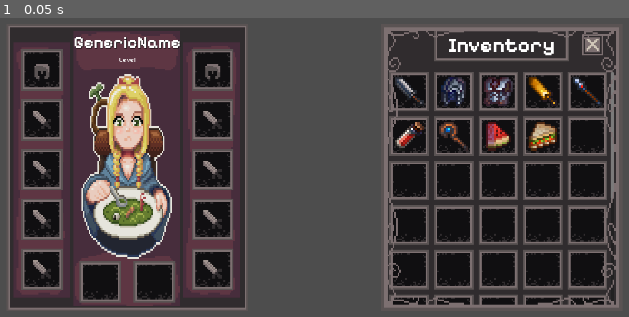
Above: before the commit, frame 1.
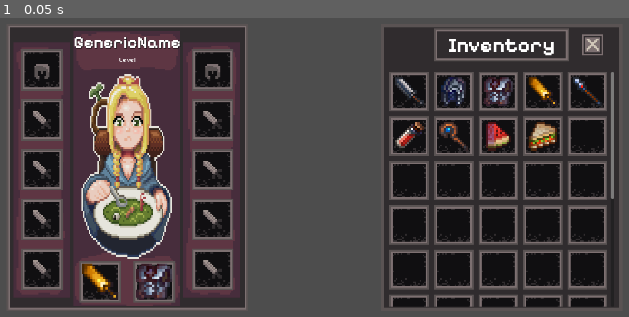
Above: after the commit, the same moment.

Repository: 0x6a7a/InventoryDemo
Game: Godot game, scene res://scenes/scene_handler.tscn
Same seed, same stepped clock (60 frames per second), same inputs: the game is played once before the commit and once after it.
Inputs:
- Up to frame 1 (0.05 s): no input

The runs differ from the first frame. In frame 1, 3.5% of the frame differs, in the area x 13-99%, y 3-97%.

Commit message:
added drag and drop
Thanks Greg

Diff:
--- a/scenes/Main/main.tscn
+++ b/scenes/Main/main.tscn
@@ -15,6 +15,16 @@
 grow_horizontal = 2
 grow_vertical = 2
 
-[node name="CharacterSheet" parent="UI" instance=ExtResource("1_5riv3")]
+[node name="Control" type="Control" parent="UI"]
+layout_mode = 3
+anchors_preset = 15
+anchor_right = 1.0
+anchor_bottom = 1.0
+grow_horizontal = 2
+grow_vertical = 2
 
-[node name="Inventory" parent="UI" instance=ExtResource("2_pagtv")]
+[node name="CharacterSheet" parent="UI/Control" instance=ExtResource("1_5riv3")]
+layout_mode = 1
+
+[node name="Inventory" parent="UI/Control" instance=ExtResource("2_pagtv")]
+layout_mode = 1
--- /dev/null
+++ b/scenes/UI/EquipmentSlot.gd
@@ -0,0 +1,61 @@
+extends TextureRect
+
+func _get_drag_data(_pos):
+
+	## Returns Name of the slot
+	var equipment_slot = get_parent().name
+	if PlayerData.equipment_data[equipment_slot] != null:
+		var data = {}
+		data["origin_node"] = self
+		data["origin_panel"] = "CharacterSheet"
+		data["origin_item_id"] = PlayerData.equipment_data[equipment_slot]
+		data["origin_equipment_slot"] = equipment_slot
+		data["origin_texture"] = texture
+
+		var drag_texture = TextureRect.new()
+		drag_texture.expand_mode = true
+		drag_texture.texture = texture
+		drag_texture.size = Vector2(100,100)
+
+		## Control node that follows cursor, only for centering texture
+		var control = Control.new()
+		control.add_child(drag_texture)
+		drag_texture.position = -0.5 * drag_texture.size
+		set_drag_preview(control)
+
+		return data
+
+func _can_drop_data(_pos, data):
+	var target_equipment_slot = get_parent().name
+	if target_equipment_slot == data["origin_equipment_slot"]:
+		if PlayerData.equipment_data[target_equipment_slot] == null:
+			data["target_item_id"] = null
+			data["target_texture"] = null
+		else:
+			data["target_item_id"] = PlayerData.equipment_data[target_equipment_slot]
+			data["target_texture"] = texture
+		return true
+	else:
+		return false
+
+func _drop_data(_pos, data):
+	var target_equipment_slot = get_parent().name
+	var origin_slot = data["origin_node"].get_parent().name
+
+	## Update the origin
+	if data["origin_panel"] == "Inventory":
+		PlayerData.inv_data[origin_slot]["Item"] = data["target_item_id"]
+	else:
+		PlayerData.equipment_data[origin_slot] = data["target_item_id"]
+
+
+	## Update origin texture
+	if data["origin_panel"] == "CharacterSheet" and data["target_item_id"] == null:
+		var default_texture = load("res://assets/UI_Elements/ItemFrame.png") #CHANGE THIS FOR UNIQUE BACKGROUNDS
+		data["origin_node"].texture = default_texture
+	else:
+		data["origin_node"].texture = data["target_texture"]
+
+	## Update target texture
+	PlayerData.equipment_data[target_equipment_slot] = data["origin_item_id"]
+	texture = data["origin_texture"]
--- a/scenes/UI/character_sheet.tscn
+++ b/scenes/UI/character_sheet.tscn
@@ -7,6 +7,9 @@
 [ext_resource type="FontFile" uid="uid://dcasp0ab774cs" path="res://assets/Fonts/PixelifySans-Bold.ttf" id="5_ex501"]
 [ext_resource type="FontFile" uid="uid://bd26rwsqbld3u" path="res://assets/Fonts/PixelifySans-Regular.ttf" id="6_l8pxj"]
 [ext_resource type="Texture2D" uid="uid://cpt0rsp8tb15i" path="res://assets/UI_Elements/character.png" id="7_w18f8"]
+[ext_resource type="Texture2D" uid="uid://yfmihwsvl53x" path="res://assets/ItemIcons/Axe.png" id="8_phfio"]
+[ext_resource type="Script" path="res://scenes/UI/EquipmentSlot.gd" id="8_vu3bg"]
+[ext_resource type="Texture2D" uid="uid://byltskmcryked" path="res://assets/ItemIcons/Steel Armor.png" id="10_g6fjj"]
 
 [node name="CharacterSheet" type="Control"]
 custom_minimum_size = Vector2(580, 690)
@@ -71,6 +74,7 @@
 grow_horizontal = 2
 grow_vertical = 2
 texture = ExtResource("3_821md")
+script = ExtResource("8_vu3bg")
 
 [node name="Neck" type="TextureRect" parent="Background/M/Main/LeftEquip"]
 custom_minimum_size = Vector2(100, 100)
@@ -87,6 +91,7 @@
 grow_horizontal = 2
 grow_vertical = 2
 texture = ExtResource("4_7ngke")
+script = ExtResource("8_vu3bg")
 
 [node name="Chest" type="TextureRect" parent="Background/M/Main/LeftEquip"]
 custom_minimum_size = Vector2(100, 100)
@@ -103,6 +108,7 @@
 grow_horizontal = 2
 grow_vertical = 2
 texture = ExtResource("4_7ngke")
+script = ExtResource("8_vu3bg")
 
 [node name="Legs" type="TextureRect" parent="Background/M/Main/LeftEquip"]
 custom_minimum_size = Vector2(100, 100)
@@ -119,6 +125,7 @@
 grow_horizontal = 2
 grow_vertical = 2
 texture = ExtResource("4_7ngke")
+script = ExtResource("8_vu3bg")
 
 [node name="Feet" type="TextureRect" parent="Background/M/Main/LeftEquip"]
 custom_minimum_size = Vector2(100, 100)
@@ -135,6 +142,7 @@
 grow_horizontal = 2
 grow_vertical = 2
 texture = ExtResource("4_7ngke")
+script = ExtResource("8_vu3bg")
 
 [node name="Middle" type="Control" parent="Background/M/Main"]
 layout_mode = 2
@@ -210,6 +218,8 @@
 anchor_bottom = 1.0
 grow_horizontal = 2
 grow_vertical = 2
+texture = ExtResource("8_phfio")
+script = ExtResource("8_vu3bg")
 
 [node name="OffHand" type="TextureRect" parent="Background/M/Main/Middle/MiddleEquip"]
 custom_minimum_size = Vector2(100, 100)
@@ -225,6 +235,8 @@
 anchor_bottom = 1.0
 grow_horizontal = 2
 grow_vertical = 2
+texture = ExtResource("10_g6fjj")
+script = ExtResource("8_vu3bg")
 
 [node name="RightEquip" type="VBoxContainer" parent="Background/M/Main"]
 custom_minimum_size = Vector2(130, 0)
@@ -235,14 +247,14 @@
 custom_minimum_size = Vector2(0, 20)
 layout_mode = 2
 
-[node name="Head" type="TextureRect" parent="Background/M/Main/RightEquip"]
-custom_minimum_size = Vector2(100, 100)
-layout_mode = 2
-size_flags_horizontal = 4
-size_flags_vertical = 4
-texture = ExtResource("2_lrvgl")
-
-[node name="Icon" type="TextureRect" parent="Background/M/Main/RightEquip/Head"]
+[node name="Back" type="TextureRect" parent="Background/M/Main/RightEquip"]
+custom_minimum_size = Vector2(100, 100)
+layout_mode = 2
+size_flags_horizontal = 4
+size_flags_vertical = 4
+texture = ExtResource("2_lrvgl")
+
+[node name="Icon" type="TextureRect" parent="Background/M/Main/RightEquip/Back"]
 layout_mode = 1
 anchors_preset = 15
 anchor_right = 1.0
@@ -250,67 +262,72 @@
 grow_horizontal = 2
 grow_vertical = 2
 texture = ExtResource("3_821md")
-
-[node name="Neck" type="TextureRect" parent="Background/M/Main/RightEquip"]
-custom_minimum_size = Vector2(100, 100)
-layout_mode = 2
-size_flags_horizontal = 4
-size_flags_vertical = 4
-texture = ExtResource("2_lrvgl")
-
-[node name="Icon" type="TextureRect" parent="Background/M/Main/RightEquip/Neck"]
-layout_mode = 1
-anchors_preset = 15
-anchor_right = 1.0
-anchor_bottom = 1.0
-grow_horizontal = 2
-grow_vertical = 2
-texture = ExtResource("4_7ngke")
-
-[node name="Chest" type="TextureRect" parent="Background/M/Main/RightEquip"]
-custom_minimum_size = Vector2(100, 100)
-layout_mode = 2
-size_flags_horizontal = 4
-size_flags_vertical = 4
-texture = ExtResource("2_lrvgl")
-
-[node name="Icon" type="TextureRect" parent="Background/M/Main/RightEquip/Chest"]
-layout_mode = 1
-anchors_preset = 15
-anchor_right = 1.0
-anchor_bottom = 1.0
-grow_horizontal = 2
-grow_vertical = 2
-texture = ExtResource("4_7ngke")
-
-[node name="Legs" type="TextureRect" parent="Background/M/Main/RightEquip"]
-custom_minimum_size = Vector2(100, 100)
-layout_mode = 2
-size_flags_horizontal = 4
-size_flags_vertical = 4
-texture = ExtResource("2_lrvgl")
-
-[node name="Icon" type="TextureRect" parent="Background/M/Main/RightEquip/Legs"]
-layout_mode = 1
-anchors_preset = 15
-anchor_right = 1.0
-anchor_bottom = 1.0
-grow_horizontal = 2
-grow_vertical = 2
-texture = ExtResource("4_7ngke")
-
-[node name="Feet" type="TextureRect" parent="Background/M/Main/RightEquip"]
-custom_minimum_size = Vector2(100, 100)
-layout_mode = 2
-size_flags_horizontal = 4
-size_flags_vertical = 4
-texture = ExtResource("2_lrvgl")
-
-[node name="Icon" type="TextureRect" parent="Background/M/Main/RightEquip/Feet"]
-layout_mode = 1
-anchors_preset = 15
-anchor_right = 1.0
-anchor_bottom = 1.0
-grow_horizontal = 2
-grow_vertical = 2
-texture = ExtResource("4_7ngke")
+script = ExtResource("8_vu3bg")
+
+[node name="Shoulders" type="TextureRect" parent="Background/M/Main/RightEquip"]
+custom_minimum_size = Vector2(100, 100)
+layout_mode = 2
+size_flags_horizontal = 4
+size_flags_vertical = 4
+texture = ExtResource("2_lrvgl")
+
+[node name="Icon" type="TextureRect" parent="Background/M/Main/RightEquip/Shoulders"]
+layout_mode = 1
+anchors_preset = 15
+anchor_right = 1.0
+anchor_bottom = 1.0
+grow_horizontal = 2
+grow_vertical = 2
+texture = ExtResource("4_7ngke")
+script = ExtResource("8_vu3bg")
+
+[node name="Wrists" type="TextureRect" parent="Background/M/Main/RightEquip"]
+custom_minimum_size = Vector2(100, 100)
+layout_mode = 2
+size_flags_horizontal = 4
+size_flags_vertical = 4
+texture = ExtResource("2_lrvgl")
+
+[node name="Icon" type="TextureRect" parent="Background/M/Main/RightEquip/Wrists"]
+layout_mode = 1
+anchors_preset = 15
+anchor_right = 1.0
+anchor_bottom = 1.0
+grow_horizontal = 2
+grow_vertical = 2
+texture = ExtResource("4_7ngke")
+script = ExtResource("8_vu3bg")
+
+[node name="Hands" type="TextureRect" parent="Background/M/Main/RightEquip"]
+custom_minimum_size = Vector2(100, 100)
+layout_mode = 2
+size_flags_horizontal = 4
+size_flags_vertical = 4
+texture = ExtResource("2_lrvgl")
+
+[node name="Icon" type="TextureRect" parent="Background/M/Main/RightEquip/Hands"]
+layout_mode = 1
+anchors_preset = 15
+anchor_right = 1.0
+anchor_bottom = 1.0
+grow_horizontal = 2
+grow_vertical = 2
+texture = ExtResource("4_7ngke")
+script = ExtResource("8_vu3bg")
+
+[node name="Fingers" type="TextureRect" parent="Background/M/Main/RightEquip"]
+custom_minimum_size = Vector2(100, 100)
+layout_mode = 2
+size_flags_horizontal = 4
+size_flags_vertical = 4
+texture = ExtResource("2_lrvgl")
+
+[node name="Icon" type="TextureRect" parent="Background/M/Main/RightEquip/Fingers"]
+layout_mode = 1
+anchors_preset = 15
+anchor_right = 1.0
+anchor_bottom = 1.0
+grow_horizontal = 2
+grow_vertical = 2
+texture = ExtResource("4_7ngke")
+script = ExtResource("8_vu3bg")
--- a/scenes/UI/inventory.tscn
+++ b/scenes/UI/inventory.tscn
@@ -107,6 +107,7 @@
 columns = 5
 
 [node name="Foreground" type="NinePatchRect" parent="."]
+visible = false
 layout_mode = 1
 anchors_preset = 15
 anchor_right = 1.0
--- /dev/null
+++ b/scenes/UI/templates/InventorySlot.gd
@@ -0,0 +1,66 @@
+extends TextureRect
+
+func _get_drag_data(_pos):
+
+	##
+	var inv_slot = get_parent().name
+	if PlayerData.inv_data[inv_slot]["Item"] != null:
+		var data = {}
+		data["origin_node"] = self
+		data["origin_panel"] = "Inventory"
+		data["origin_item_id"] = PlayerData.inv_data[inv_slot]["Item"]
+		data["origin_equipment_slot"] = GameData.item_data[str(PlayerData.inv_data[inv_slot]["Item"])]["EquipmentSlot"]
+		data["origin_texture"] = texture
+
+		var drag_texture = TextureRect.new()
+		drag_texture.expand_mode = true
+		drag_texture.texture = texture
+		drag_texture.size = Vector2(100,100)
+
+		#
+		var control = Control.new()
+		control.add_child(drag_texture)
+		drag_texture.position = -0.5 * drag_texture.size
+		set_drag_preview(control)
+
+		return data
+
+func _can_drop_data(_pos, data):
+	var target_inv_slot = get_parent().name
+	if PlayerData.inv_data[target_inv_slot]["Item"] == null:
+		data["target_item_id"] = null
+		data["target_texture"] = null
+		return true
+	else:
+		data["target_item_id"] = PlayerData.inv_data[target_inv_slot]["Item"]
+		data["target_texture"] = texture
+		if data["origin_panel"] == "CharacterSheet":
+			var target_equipment_slot = GameData.item_data[str(PlayerData.inv_data[target_inv_slot]["Item"])]["EquipmentSlot"]
+			if target_equipment_slot == data["origin_equipment_slot"]:
+				return true
+			else:
+				return false
+		else:
+			return true
+
+func _drop_data(_pos, data):
+	var target_inv_slot = get_parent().name
+	var origin_slot = data["origin_node"].get_parent().name
+
+	## Update the origin
+	if data["origin_panel"] == "Inventory":
+		PlayerData.inv_data[origin_slot]["Item"] = data["target_item_id"]
+	else:
+		PlayerData.equipment_data[origin_slot] = data["target_item_id"]
+
+
+	## Update origin texture
+	if data["origin_panel"] == "CharacterSheet" and data["target_item_id"] == null:
+		var default_texture = load("res://assets/UI_Elements/ItemFrame.png") #CHANGE THIS FOR UNIQUE BACKGROUNDS
+		data["origin_node"].texture = default_texture
+	else:
+		data["origin_node"].texture = data["target_texture"]
+
+	## Update target texture
+	PlayerData.inv_data[target_inv_slot]["Item"] = data["origin_item_id"]
+	texture = data["origin_texture"]
--- a/scenes/UI/templates/inv.tscn
+++ b/scenes/UI/templates/inv.tscn
@@ -1,6 +1,7 @@
-[gd_scene load_steps=2 format=3 uid="uid://dfpqw2ucwl8va"]
+[gd_scene load_steps=3 format=3 uid="uid://dfpqw2ucwl8va"]
 
 [ext_resource type="Texture2D" uid="uid://rx1kthwtqm3x" path="res://assets/UI_Elements/ItemFrame.png" id="1_5v1gp"]
+[ext_resource type="Script" path="res://scenes/UI/templates/InventorySlot.gd" id="2_jweuf"]
 
 [node name="Inv1" type="TextureRect"]
 custom_minimum_size = Vector2(95, 95)
@@ -17,3 +18,4 @@
 offset_bottom = -8.0
 grow_horizontal = 2
 grow_vertical = 2
+script = ExtResource("2_jweuf")
--- a/singletons/PlayerData.gd
+++ b/singletons/PlayerData.gd
@@ -1,6 +1,21 @@
 extends Node
 
 var inv_data = {}
+
+var equipment_data = {
+	"Head" : null,
+	"Neck" : null,
+	"Chest" : null,
+	"Legs" : null,
+	"Feet" : null,
+	"MainHand" : 10004,
+	"OffHand" : 10005,
+	"Back" : null,
+	"Shoulders" : null,
+	"Wrists" : null,
+	"Hands" : null,
+	"Fingers" : null
+}
 
 # Called when the node enters the scene tree for the first time.
 func _ready() -> void:
Binary file changed: assets/UI_Elements/InventoryFrame.png
Not shown: 1 places in scenes/UI/character_sheet.tscn that only renumber resources
